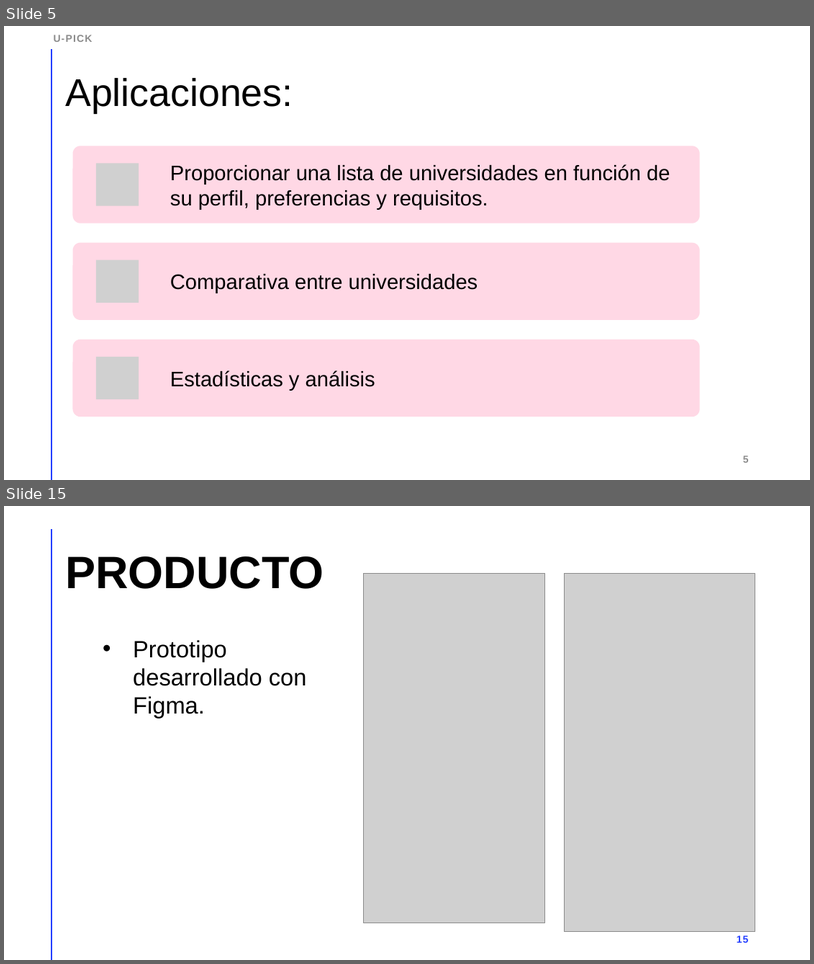
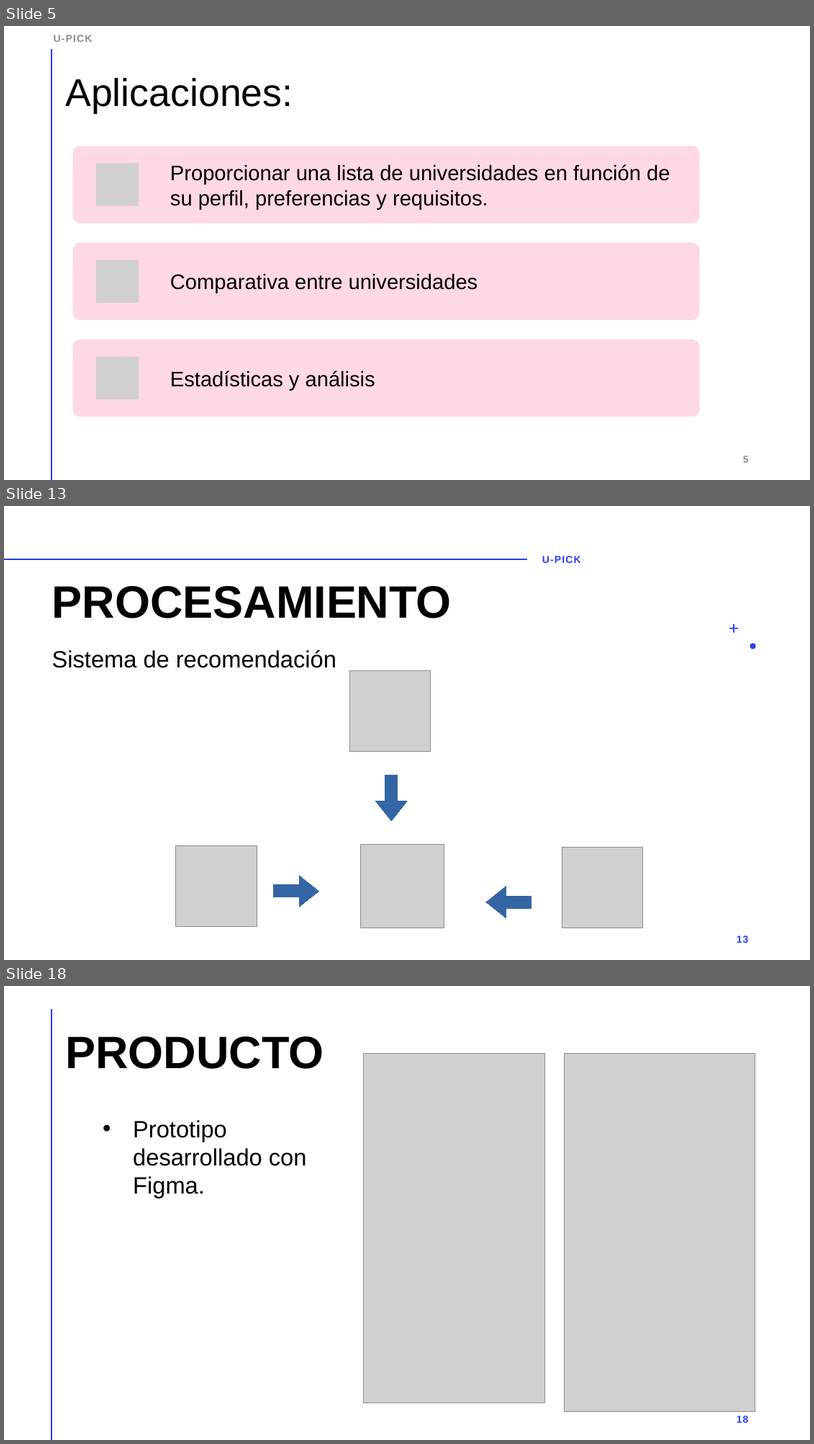
Before and after one commit to Dacarpe03/SIC_Big_Data_CDC, a slide deck: Entregas/U-pick.pptx. Shown one above the other, each under a label of ours: slides 5 and 15 before the commit, slides 5, 13 and 18 after it; the slides between them are not shown. The pictures are 814x964 and 814x1444 pixels, drawn with LibreOffice and Linux fonts; fonts in the diff are those of the drawing; grey boxes stand for pictures. Boxes give left, top, right and bottom in pixels: in the first picture for what was removed or moved away, otherwise in the second. Text is boxed around its words. In the diff, an @@ line names an element or a change of style, - is before the commit and + after.

```diff
--- a/Entregas/U-pick.pptx
+++ b/Entregas/U-pick.pptx
@@ slide 13 added at <box>4,506,810,960</box>, background #FFFFFF @@
@@ line added from (4, 559) to (527, 559), #FF9022 2 pt @@
@@ text added at <box>543,556,581,563</box>, 12 pt, text #243FFF, bold @@
+U-PICK
@@ text added at <box>52,586,452,618</box>, 54 pt, text #000000, bold @@
+PROCESAMIENTO
@@ freeform shape added at <box>730,624,739,633</box>, fill #243FFF @@
@@ text added at <box>52,650,337,668</box>, 28 pt, text #000000 @@
+Sistema de recomendación
@@ freeform shape added at <box>751,643,756,649</box>, fill #243FFF @@
@@ picture added at <box>350,671,430,751</box> @@
@@ freeform shape added at <box>376,775,407,821</box>, fill #3465A4, outline #3465A4 0.75 pt @@
@@ picture added at <box>176,845,257,926</box> @@
@@ picture added at <box>361,844,445,928</box> @@
@@ picture added at <box>563,847,643,928</box> @@
@@ freeform shape added at <box>274,875,319,906</box>, fill #3465A4, outline #3465A4 0.75 pt @@
@@ freeform shape added at <box>486,886,532,917</box>, fill #3465A4, outline #3465A4 0.75 pt @@
@@ page number added at <box>737,935,749,942</box>, 12 pt, text #243FFF, bold @@
+13
@@ what was slide 15 is now slide 18 @@
@@ page number at <box>737,1415,749,1422</box>: text changed @@
-15
+18
```
Also in this commit, not shown: 7 slides changed, 6 other slides added, 4 slides removed.
